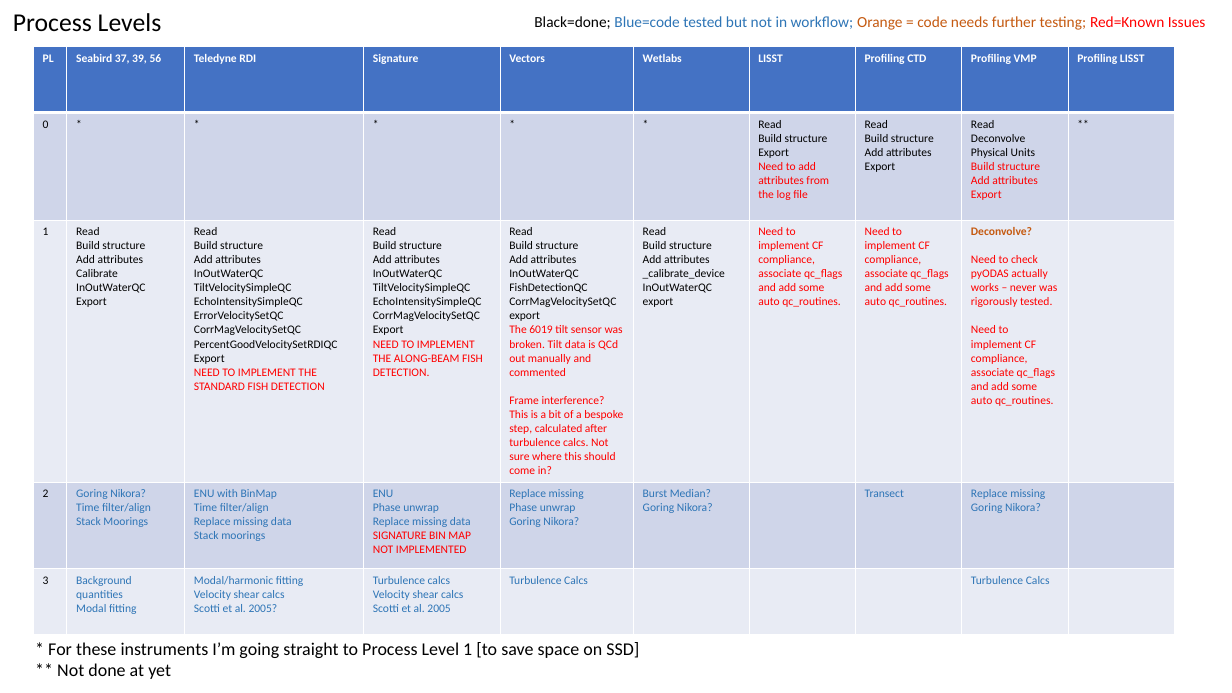
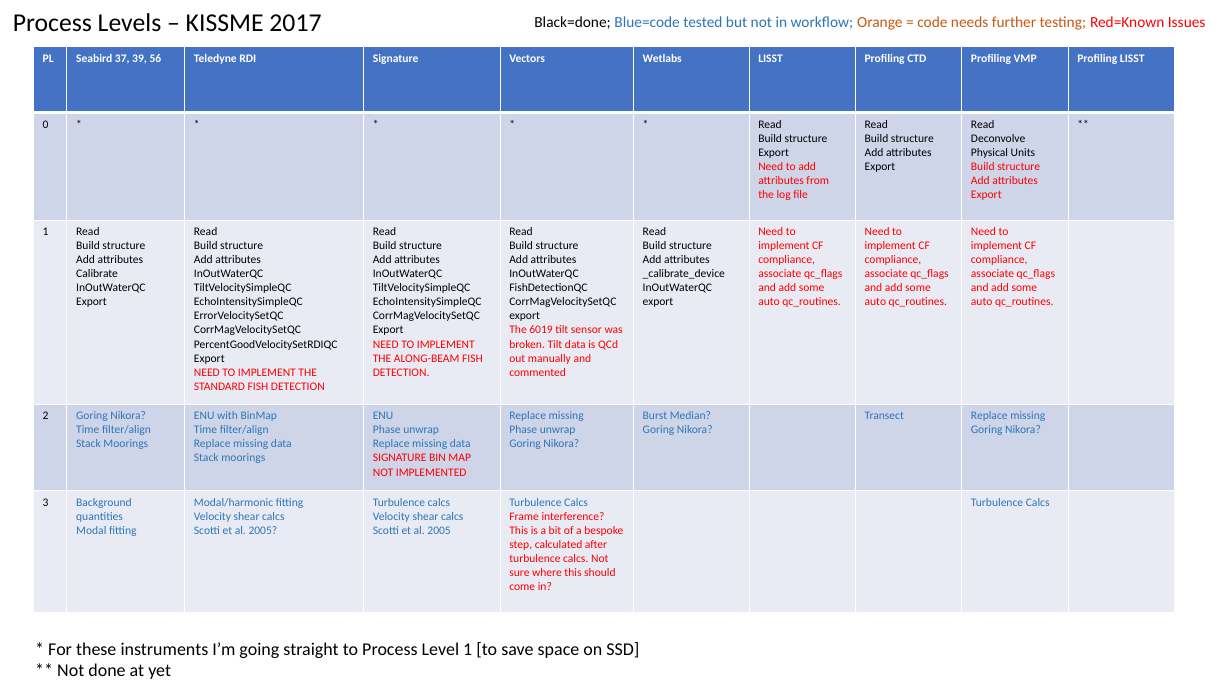
Before and after one commit to iosonobert/pIMOS, a slide deck: slide 7 of experiments/OCean Dynamics Archiving.pptx (slide 6 before the commit). Drawn at 1232x693 pixels with LibreOffice and Linux fonts; fonts in the diff are those of the drawing. Boxes give left, top, right and bottom in pixels: in the first picture for what was removed or moved away, otherwise in the second. Text is boxed around its words. In the diff, an @@ line names an element or a change of style, - is before the commit and + after.

```diff
--- a/experiments/OCean Dynamics Archiving.pptx
+++ b/experiments/OCean Dynamics Archiving.pptx
@@ title at (x1=13, y1=13, x2=321, y2=32): text changed @@
-Process Levels
+Process Levels – KISSME 2017
@@ table at (x1=33, y1=47, x2=1174, y2=610) @@
-row 3, column 5: Read / Build structure / Add attributes / InOutWaterQC / FishDetectionQC / CorrMagVelocitySetQC / export / The 6019 tilt sensor was broken. Tilt data is QCd out manually and commented / Frame interference? This is a bit of a bespoke step, calculated after turbulence calcs. Not sure where this should come in?
+row 3, column 5: Read / Build structure / Add attributes / InOutWaterQC / FishDetectionQC / CorrMagVelocitySetQC / export / The 6019 tilt sensor was broken. Tilt data is QCd out manually and commented
-row 3, column 9: Deconvolve? / Need to check pyODAS actually works – never was rigorously tested. / Need to implement CF compliance, associate qc_flags and add some auto qc_routines.
+row 3, column 9: Need to implement CF compliance, associate qc_flags and add some auto qc_routines.
-row 5, column 5: Turbulence Calcs
+row 5, column 5: Turbulence Calcs / Frame interference? This is a bit of a bespoke step, calculated after turbulence calcs. Not sure where this should come in?
```
Also in this commit, not shown: 1 other slide changed, 4 slides added, 35 other files.
